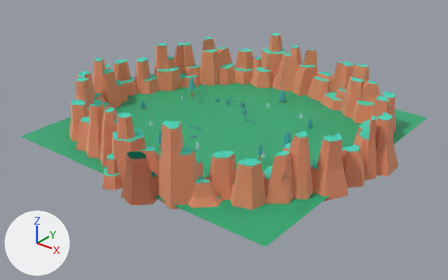
A saved change to the glTF model frontend/public/models/maps/map1/decorations.glb.
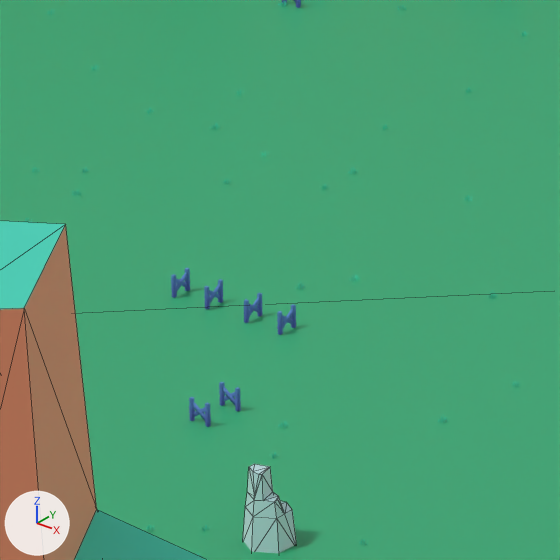
The first picture shows the older version from a 50 mm camera at (172.6, -221.0, 128.5) aimed at (2.3, -8.1, -3.5). The close-ups show both versions on the part from 39% to 50% of the width and 37% to 54% of the height of that picture; other places that the commit changed are outside them. The lights are fixed; the arrows at lower left show +X, +Y and +Z. The close-ups show mesh edges as thin lines. Where no turn or scale is listed for an object, it has been applied to the vertices.

The scene before the commit, as lines of its bpy script (objects in view):
```python
me_mesh_rock_talla = bpy.data.meshes.new('Mesh rock_tallA')
me_mesh_rock_talla.from_pydata(...)  # 70 vertices, 136 faces; spans x -16.9..17.2, y -11.4..12.8, z 0.0..33.2
# faces by material slot: [98, 26, 12]
me_mesh_rock_talla.materials.append(mat_dirt_018)  # beige #f2be9e
me_mesh_rock_talla.materials.append(mat_grass_018)  # cyan #73eddd
me_mesh_rock_talla.materials.append(mat_defaultmat_018)  # white #ffffff
me_mesh_stone_tallg = bpy.data.meshes.new('Mesh stone_tallG')
me_mesh_stone_tallg.from_pydata(...)  # 33 vertices, 62 faces; spans x -0.95..0.95, y -1.09..1.09, z 0.0..3.48
# faces by material slot: [58, 4]
me_mesh_stone_tallg.materials.append(mat_stone_003)  # white #ddf2f5
me_mesh_stone_tallg.materials.append(mat_defaultmat_022)  # white #ffffff
me_supports_wide_diagonal_014 = bpy.data.meshes.new('supports-wide-diagonal.014')
me_supports_wide_diagonal_014.from_pydata(...)  # 64 vertices, 80 faces; spans x -0.5..0.5, y -1.0..1.0, z 0.0..1.0
me_supports_wide_diagonal_014.materials.append(mat_colormap_006)  # picture img_colormap
ob_rock_talla = bpy.data.objects.new('rock_tallA', me_mesh_rock_talla)
ob_rock_talla.location = (25.81, -61.14, -1.67)
ob_stone_tallg = bpy.data.objects.new('stone_tallG', me_mesh_stone_tallg)
ob_stone_tallg.location = (3.18, -28.25, -0.22)
ob_supports_wide_diagonal_014 = bpy.data.objects.new('supports-wide-diagonal.014', me_supports_wide_diagonal_014)
ob_supports_wide_diagonal_014.location = (-6.01, -20.97, 0.03)
# also in view: 'Plane' at (0.0, 0.0, 0.0); 'supports-wide-diagonal.001' at (-14.0, -13.0, 0.5)
```
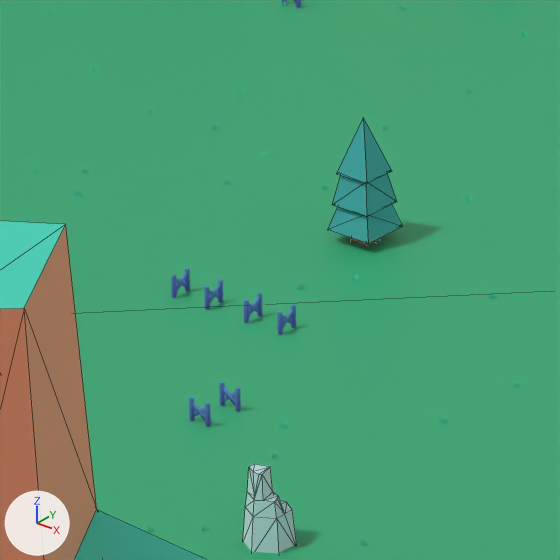
Pixel boxes [x1, y1, x2, y2] of what changed, in the close-ups (560 x 560 px):
'tree_pineSmallD.001', added (cyan): after [327, 117, 402, 246]
    faces in mat_leafsdark_004 (cyan #72d3d5): [327, 117, 402, 243]

Diff of the bpy script that builds the scene:
```diff
--- a/frontend/public/models/maps/map1/decorations.glb.py
+++ b/frontend/public/models/maps/map1/decorations.glb.py
@@ me_mesh_tree_pinesmalld_001 @@
+me_mesh_tree_pinesmalld_001.from_pydata(...)  # 29 vertices, 54 faces; spans x -1.14..1.14, y -1.14..1.14, z 0.0..6.11
+# faces by material slot: [44, 10]
+me_mesh_tree_pinesmalld_001.materials.append(mat_leafsdark_004)  # cyan #72d3d5
+me_mesh_tree_pinesmalld_001.materials.append(mat_woodbarkdark_004)  # beige #e7b5a3
@@ ob_tree_pinesmalld_001 @@
+ob_tree_pinesmalld_001 = bpy.data.objects.new('tree_pineSmallD.001', me_mesh_tree_pinesmalld_001)
+ob_tree_pinesmalld_001.location = (-12.48, -3.87, -0.42)
```
